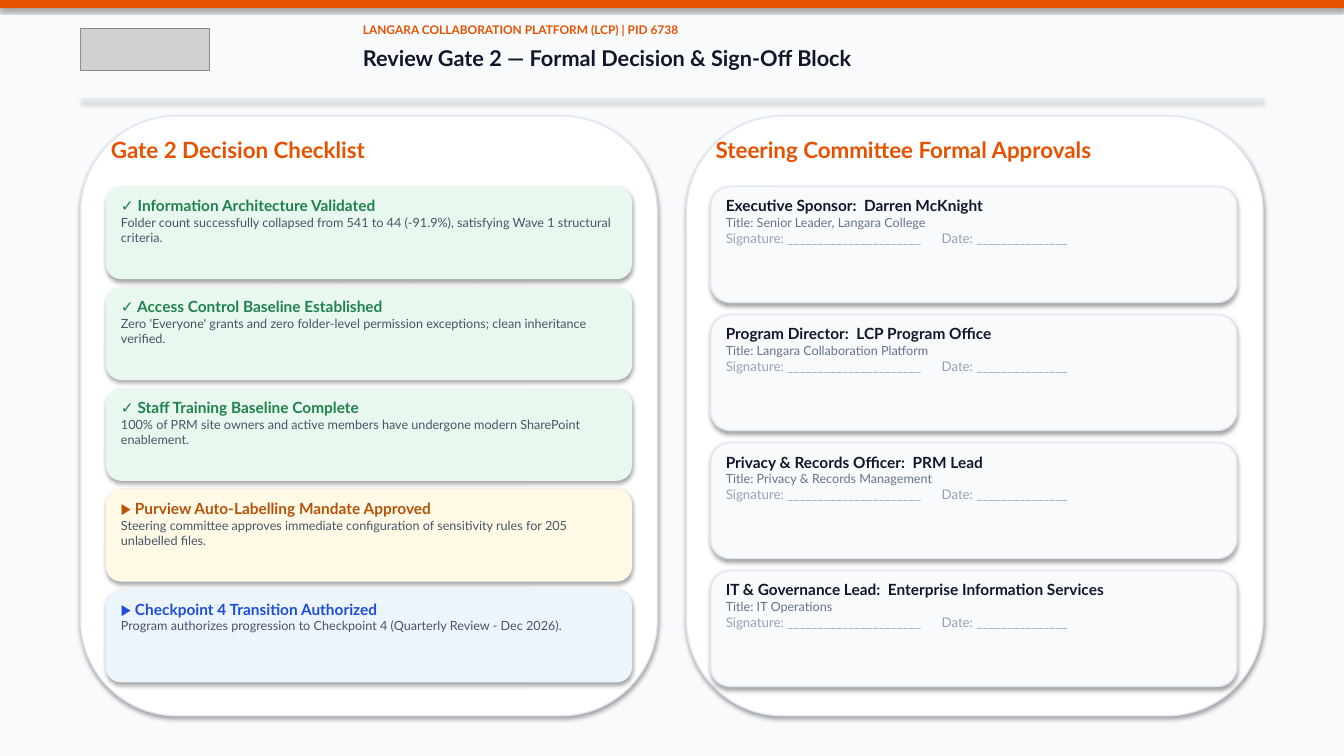
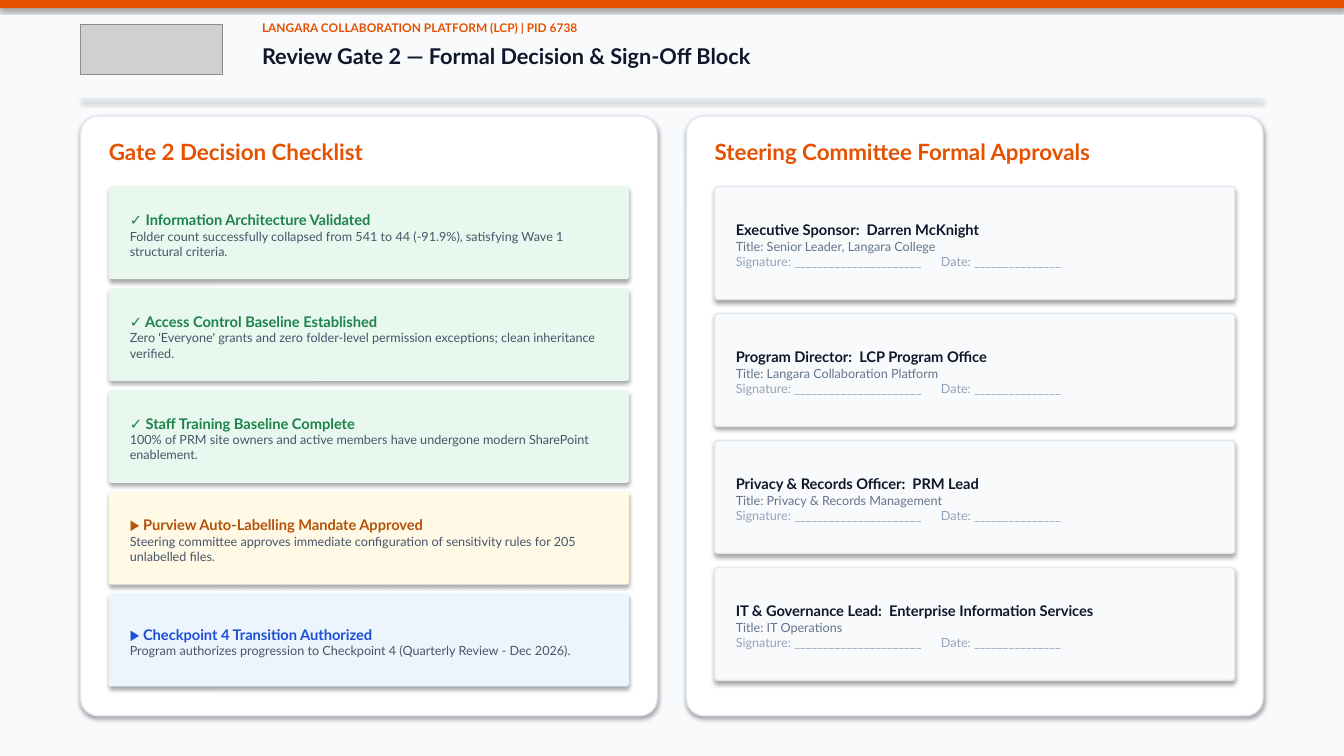
Before and after one commit to D2D99/talent-by-design, a slide deck: slide 6 of public/Langara_PRM_Executive_Scorecard.pptx. Drawn at 1344x756 pixels with LibreOffice and Linux fonts; fonts in the diff are those of the drawing; grey boxes stand for pictures. Boxes give left, top, right and bottom in pixels: in the first picture for what was removed or moved away, otherwise in the second. Text is boxed around its words. In the diff, an @@ line names an element or a change of style, - is before the commit and + after.

```diff
--- a/public/Langara_PRM_Executive_Scorecard.pptx
+++ b/public/Langara_PRM_Executive_Scorecard.pptx
@@ picture resized from (x1=81, y1=28, x2=210, y2=71) to (x1=81, y1=24, x2=223, y2=75) @@
@@ text "LANGARA COLLABORATION PLATFORM (LCP) | ..." moved from (x1=363, y1=25, x2=679, y2=36) to (x1=262, y1=23, x2=578, y2=34) @@
@@ text "Review Gate 2 — Formal ..." moved from (x1=363, y1=50, x2=851, y2=70) to (x1=262, y1=48, x2=750, y2=68) @@
@@ proportions changed in 3 elements at (x1=81, y1=116, x2=657, y2=716), (x1=109, y1=187, x2=629, y2=279), (x1=687, y1=116, x2=1263, y2=716) @@
@@ text removed at (x1=121, y1=199, x2=611, y2=242) @@
-✓ Information Architecture Validated
-Folder count successfully collapsed from 541 to 44 (-91.9%), satisfying Wave 1 structural criteria.
@@ rounded rectangle removed at (x1=711, y1=187, x2=1237, y2=302) @@
@@ rounded rectangle "Executive Sponsor: Darren McKnight" resized from (x1=726, y1=199, x2=982, y2=245) to (x1=715, y1=187, x2=1235, y2=299) @@
@@ text in rounded rectangle at (x1=130, y1=214, x2=563, y2=256): text added @@
+✓ Information Architecture Validated
+Folder count successfully collapsed from 541 to 44 (-91.9%), satisfying Wave 1 structural criteria.
@@ text in rounded rectangle at (x1=736, y1=224, x2=979, y2=268): size 11 to 10.5 pt in "Executive Sponsor: Darren McKnight"; size 9.5 to 9 pt in "Signature: ______________________ Date: _______________" @@
@@ rounded rectangle removed at (x1=106, y1=287, x2=632, y2=380) @@
@@ rounded rectangle "✓ Access Control Baseline Established" resized from (x1=121, y1=300, x2=587, y2=343) to (x1=109, y1=288, x2=629, y2=381) @@
@@ rounded rectangle "✓ Access Control Baseline Established" at (x1=109, y1=288, x2=629, y2=381): vertical alignment top to middle; fill none to #E8F8EE; shadow on @@
@@ text in rounded rectangle at (x1=145, y1=316, x2=377, y2=327): size 11 to 10.5 pt in "✓ Access Control Baseline Established" @@
@@ rounded rectangle removed at (x1=711, y1=315, x2=1237, y2=431) @@
@@ rounded rectangle "Program Director: LCP Program Office" resized from (x1=726, y1=327, x2=991, y2=373) to (x1=715, y1=314, x2=1235, y2=426) @@
@@ text in rounded rectangle at (x1=736, y1=351, x2=987, y2=395): size 11 to 10.5 pt in "Program Director: LCP Program Office"; size 9.5 to 9 pt in "Signature: ______________________ Date: _______________" @@
@@ rounded rectangle removed at (x1=106, y1=388, x2=632, y2=481) @@
@@ rounded rectangle "✓ Staff Training Baseline Complete" at (x1=109, y1=390, x2=629, y2=483): vertical alignment top to middle; fill none to #E8F8EE; shadow on @@
@@ rounded rectangle "✓ Staff Training Baseline Complete" resized from (x1=121, y1=401, x2=580, y2=444) to (x1=109, y1=390, x2=629, y2=483) @@
@@ text in rounded rectangle at (x1=146, y1=418, x2=355, y2=432): size 11 to 10.5 pt in "✓ Staff Training Baseline Complete" @@
@@ rounded rectangle removed at (x1=711, y1=443, x2=1237, y2=559) @@
@@ rounded rectangle "Privacy & Records Officer: PRM ..." resized from (x1=726, y1=456, x2=982, y2=501) to (x1=715, y1=441, x2=1235, y2=554) @@
@@ text in rounded rectangle at (x1=736, y1=478, x2=979, y2=522): size 11 to 10.5 pt in "Privacy & Records Officer: PRM Lead"; size 9.5 to 9 pt in "Signature: ______________________ Date: _______________" @@
@@ rounded rectangle removed at (x1=106, y1=489, x2=632, y2=582) @@
@@ rounded rectangle "▶ Purview Auto-Labelling Mandate Approved" resized from (x1=121, y1=502, x2=567, y2=545) to (x1=109, y1=492, x2=629, y2=585) @@
@@ rounded rectangle "▶ Purview Auto-Labelling Mandate Approved" at (x1=109, y1=492, x2=629, y2=585): vertical alignment top to middle; fill none to #FFF9E6; shadow on @@
@@ text in rounded rectangle at (x1=143, y1=519, x2=423, y2=533): size 11 to 10.5 pt in "▶ Purview Auto-Labelling Mandate Approved" @@
@@ vertical alignment top to middle; fill none to #F8FAFC; outline none to #E2E8F0 1 pt; shadow on in 4 elements at (x1=715, y1=187, x2=1235, y2=299), (x1=715, y1=314, x2=1235, y2=426), (x1=715, y1=441, x2=1235, y2=554), (x1=715, y1=568, x2=1235, y2=681) @@
@@ rounded rectangle "IT & Governance Lead: Enterprise ..." resized from (x1=726, y1=583, x2=1104, y2=629) to (x1=715, y1=568, x2=1235, y2=681) @@
@@ rounded rectangle removed at (x1=106, y1=590, x2=632, y2=683) @@
@@ rounded rectangle "▶ Checkpoint 4 Transition Authorized" resized from (x1=121, y1=603, x2=562, y2=633) to (x1=109, y1=594, x2=629, y2=687) @@
@@ rounded rectangle "▶ Checkpoint 4 Transition Authorized" at (x1=109, y1=594, x2=629, y2=687): vertical alignment top to middle; fill none to #EBF5FB; shadow on @@
@@ rounded rectangle removed at (x1=711, y1=571, x2=1237, y2=687) @@
@@ text in rounded rectangle at (x1=143, y1=629, x2=372, y2=643): size 11 to 10.5 pt in "▶ Checkpoint 4 Transition Authorized" @@
@@ text in rounded rectangle at (x1=736, y1=605, x2=1094, y2=649): size 11 to 10.5 pt in "IT & Governance Lead: Enterprise Information Services"; size 9.5 to 9 pt in "Signature: ______________________ Date: _______________" @@
```
Also in this commit, not shown: 5 other slides changed, 5 other files.
